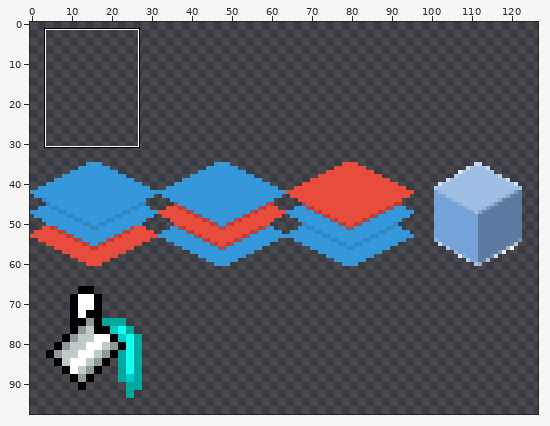
Two versions of one sprite sheet, src/main/resources/menubarr.png. Above: a wide view before the commit, with the close-up outlined.
Close-up. Earlier state:
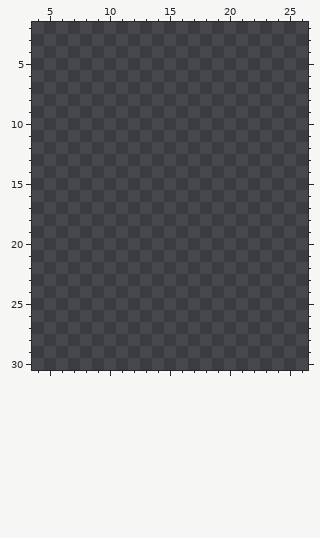
The file is 128x128 pixels. Pixels under 10% opacity are left out. Colours within 5 levels of each other are drawn and written as one. Shown: x 4..26, y 2..30. The old version is drawn lined up with the new one. The wide view leaves out empty margins. The commit also changed other parts of the picture, which this record leaves out.
Palette (. is transparent): 
After the commit:
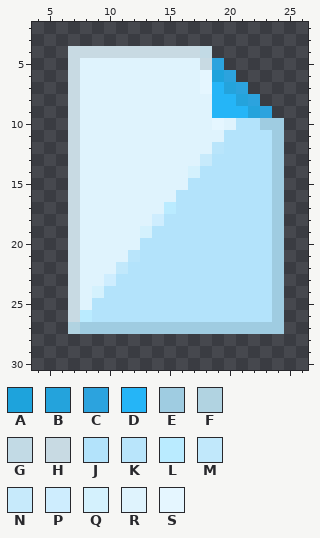
Colours new in this view: A #1ea3dc  B #24a3dc  C #2ca3de  D #25b5f7  E #9fcce1  F #b1d3e1  G #c2dae5  H #c8dae3  J #b3e3fb  K #b9e5fb  L #baebff  M #c1e8fb  N #c7eafb  P #ceedfe  Q #d5f2fefe  R #dff3fd  S #e5f6ff
Edits made:
whole drawing moved by +0,+32 (the old picture is shown already moved)
Changed rows in their new state; - is an unchanged pixel.
first column x 7:
 4 HHHHHHHHHHHG------
 5 HRRRRRRRRRRHC-----
 6 HRRRRRRRRRRSAC----
 7 HRRRRRRRRRRSDBC---
 8 HRRRRRRRRRRRDDBC--
 9 HRRRRRRRRRRRDDDBC-
10 HRRRRRRRRRRRSRJJEE
11 HRRRRRRRRRRRRJJJJE
12 HRRRRRRRRRRRKJJJJE
13 HRRRRRRRRRRNJJJJJE
14 HRRRRRRRRRQJJJJJJE
15 HRRRRRRRRRJJJJJJJE
16 HRRRRRRRRJJJJJJJJE
17 HRRRRRRRLJJJJJJJJE
18 HRRRRRRPJJJJJJJJJE
19 HRRRRRQJJJJJJJJJJE
20 HRRRRRJJJJJJJJJJJE
21 HRRRRKJJJJJJJJJJJE
22 HRRRMJJJJJJJJJJJJE
23 HRRPJJJJJJJJJJJJJE
24 HRQJJJJJJJJJJJJJJE
25 HRJJJJJJJJJJJJJJJE
26 HLJJJJJJJJJJJJJJJE
27 FEEEEEEEEEEEEEEEEE
